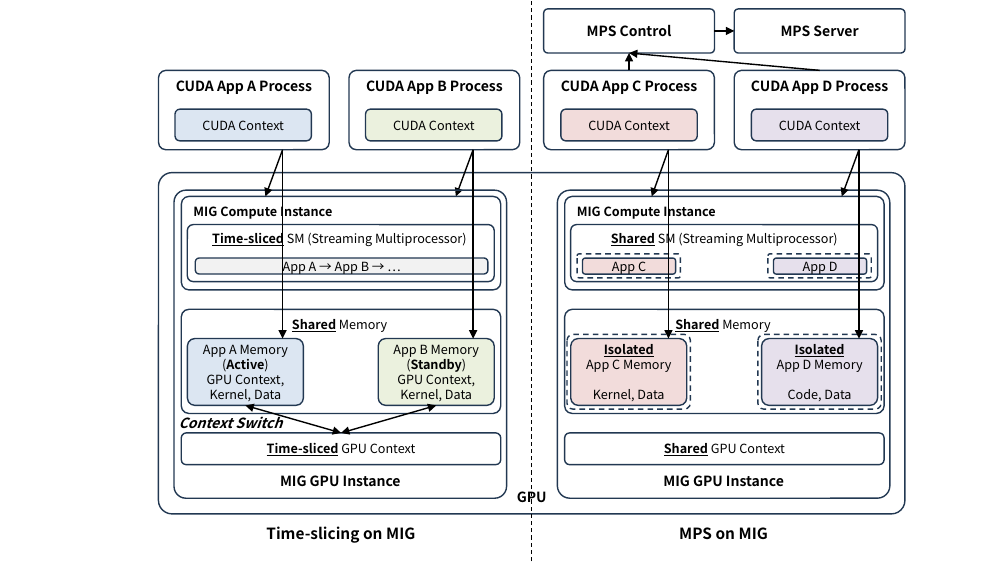
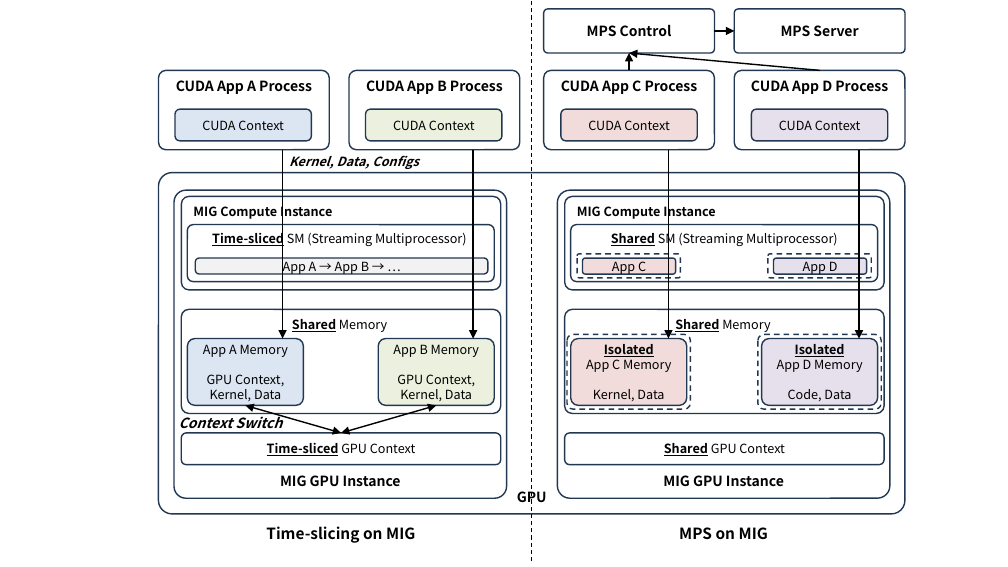
Before and after one commit to ssup2/blog-software, a slide deck: slide 11 of content/docs/theory-analysis/nvidia-gpu-sharing/images/images.pptx. Drawn at 1008x567 pixels with LibreOffice and Linux fonts; fonts in the diff are those of the drawing. Boxes give left, top, right and bottom in pixels: in the first picture for what was removed or moved away, otherwise in the second. Text is boxed around its words. In the diff, an @@ line names an element or a change of style, - is before the commit and + after.

```diff
--- a/content/docs/theory-analysis/nvidia-gpu-sharing/images/images.pptx
+++ b/content/docs/theory-analysis/nvidia-gpu-sharing/images/images.pptx
@@ arrow removed from (282, 150) to (265, 197) @@
@@ text added at (289,155,419,169), 9 pt, text #000000, bold, italic @@
+Kernel, Data, Configs
@@ arrow removed from (473, 150) to (456, 197) @@
@@ arrow removed from (668, 150) to (652, 197) @@
@@ arrow removed from (859, 150) to (842, 197) @@
@@ text in rounded rectangle at (406,356,466,372): paragraph removed @@
-(Standby)
@@ text in rounded rectangle at (207,374,284,386): text changed @@
-(Active)
-GPU Context,
+GPU Context,
```
Also in this commit, not shown: 7 other slides changed, 10 other files.
